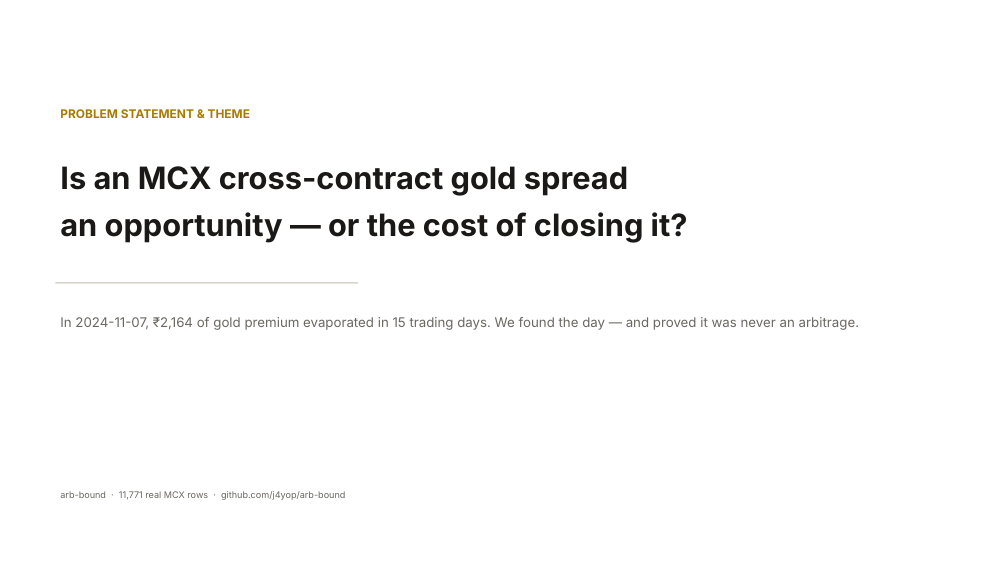
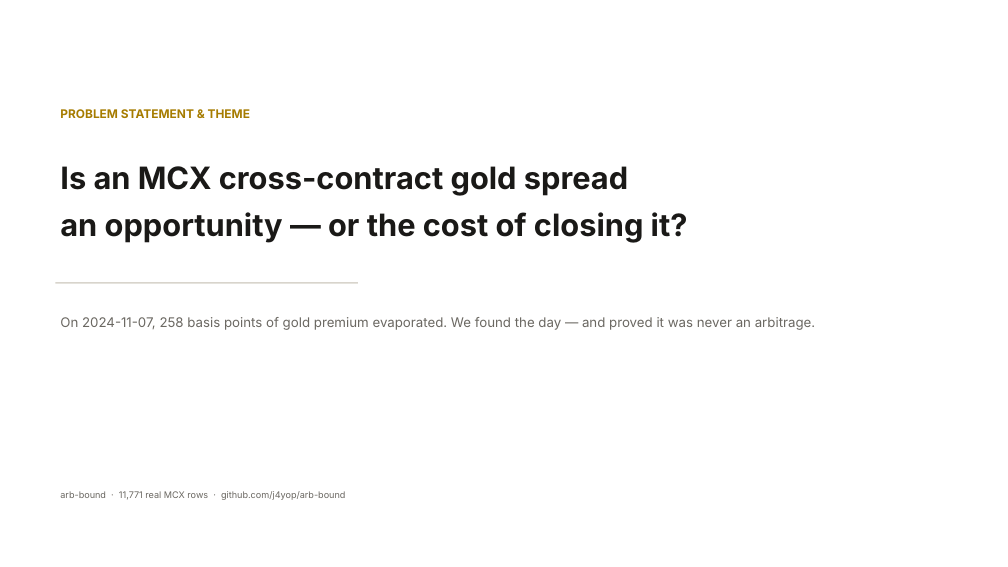
Before and after one commit to j4yop/arb-bound, a slide deck: slide 1 of docs/arb-bound-deck.pptx. Drawn at 1008x567 pixels with LibreOffice and Linux fonts; fonts in the diff are those of the drawing. Boxes give left, top, right and bottom in pixels: in the first picture for what was removed or moved away, otherwise in the second. Text is boxed around its words. In the diff, an @@ line names an element or a change of style, - is before the commit and + after.

```diff
--- a/docs/arb-bound-deck.pptx
+++ b/docs/arb-bound-deck.pptx
@@ text at bbox=[60, 317, 815, 330]: text changed @@
-In 2024-11-07, ₹2,164 of gold premium evaporated in 15 trading days. We found the day — and proved it was never an arbitrage.
+On 2024-11-07, 258 basis points of gold premium evaporated. We found the day — and proved it was never an arbitrage.
```
Also in this commit, not shown: 1 other slide changed, 10 other files.
